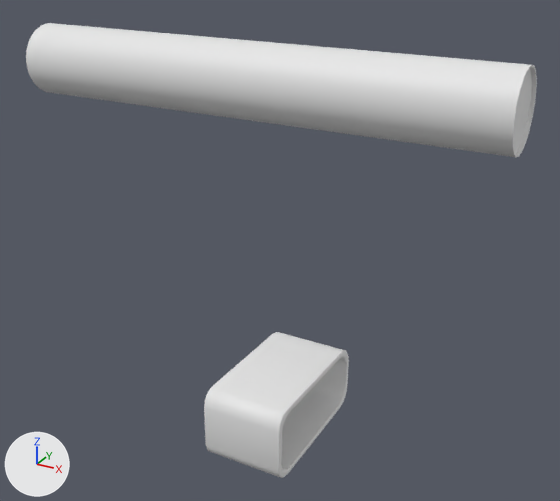
Two versions of the OBJ model PIPE BikeMenu/Assets/BikeMeshes/Other/barPads.obj, one commit apart.
The view is the same before and after, from a 50 mm camera at (0.193, -0.323, 0.274) aimed at (0.0, 0.028, 0.098). The lights are fixed; the arrows at lower left show +X, +Y and +Z. Where no turn or scale is listed for an object, it has been applied to the vertices. Vertices at the same position are counted once.

Objects in the first picture: 'barPads'.
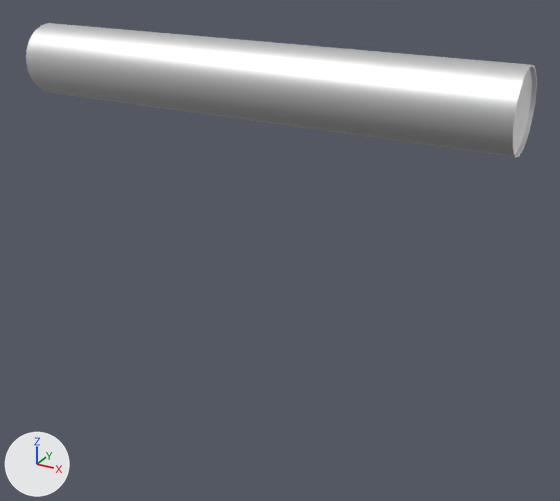
The change in detail:
Material 'Default_OBJ.001' (mat_default_obj_001) is new.
Its base color is (0.8, 0.8, 0.8) (white #e7e7e7).
Its metallic is 1.0.
Its roughness is 0.526.
me_barpads has 336 vertices, 668 faces and spans x -0.128..0.13, y -0.02..0.076, z -0.024..0.217.
me_barpads is used by ob_barpads; location (0.0, 0.0, 0.0).
me_barpads no longer uses material mat_default_obj (white #e7e7e7).
me_barpads part 1: the loose piece of 216 vertices spanning x -0.025..0.025, y -0.018..0.076, z -0.024..0.022 is deleted.
me_barpads now uses material mat_default_obj_001 (white #e7e7e7).

Pixel boxes (x1, y1, x2, y2) of what changed, in the pictures (560 x 501 px):
'barPads', reshaped (70% shorter): before (26, 23, 537, 478); after (26, 23, 537, 157)
part 1 of me_barpads, deleted: before (204, 332, 349, 478)
